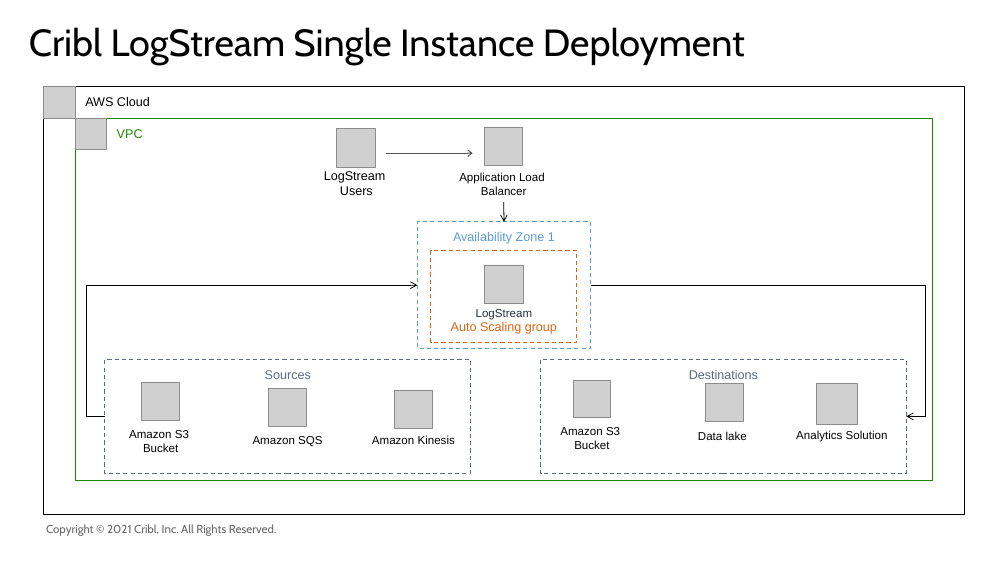
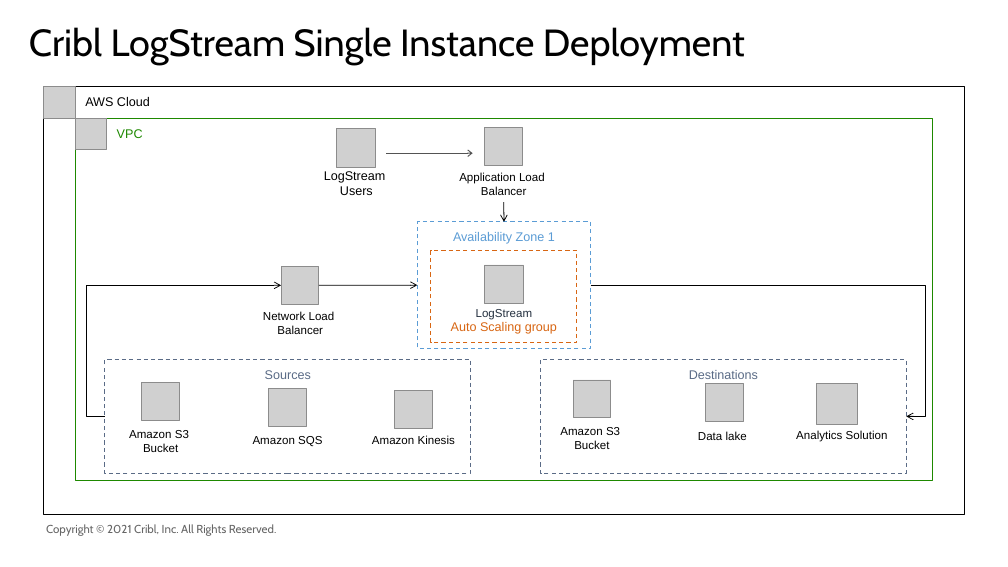
Before and after one commit to amiracle/quick-start-cribl, a slide deck: slide 4 of docs/images/Cribl_AWS.pptx. Drawn at 1008x567 pixels with LibreOffice and Linux fonts; fonts in the diff are those of the drawing; grey boxes stand for pictures; background and template pictures are left out. Boxes give left, top, right and bottom in pixels: in the first picture for what was removed or moved away, otherwise in the second. Text is boxed around its words. In the diff, an @@ line names an element or a change of style, - is before the commit and + after.

```diff
--- a/docs/images/Cribl_AWS.pptx
+++ b/docs/images/Cribl_AWS.pptx
@@ picture added at [281, 266, 319, 304] @@
@@ elbow arrow moved from (105, 417) - (417, 285) to (105, 417) - (281, 285) @@
@@ arrow added from (319, 285) to (417, 285), #000000 0.75 pt @@
@@ text added at [263, 311, 335, 334], 11 pt, text #000000 @@
+Network Load
+Balancer
```
Also in this commit, not shown: 3 other files.
